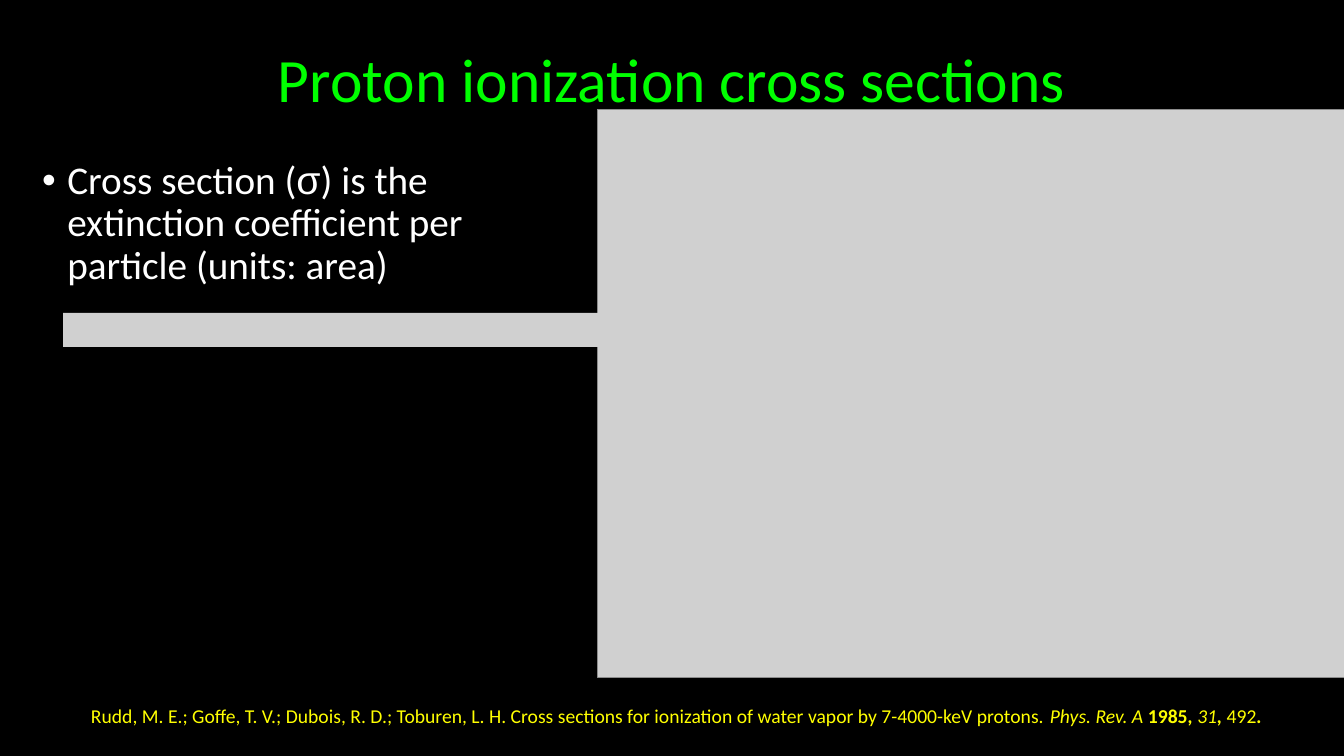
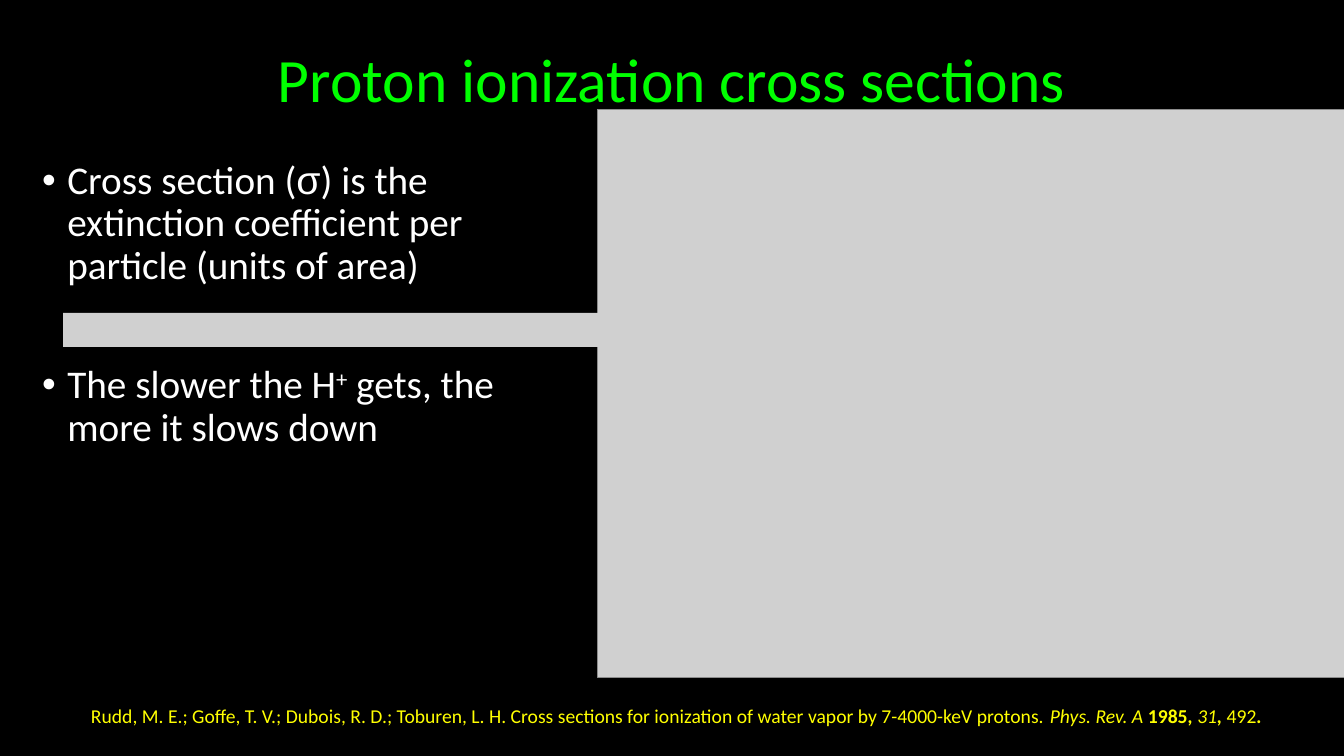
Before and after one commit to kkinist/ACS_Boston_2018, a slide deck: slide 7 of ACS_Boston_2018_Irikura.pptx. Drawn at 1344x756 pixels with LibreOffice and Linux fonts; fonts in the diff are those of the drawing; grey boxes stand for pictures. Boxes give left, top, right and bottom in pixels: in the first picture for what was removed or moved away, otherwise in the second. Text is boxed around its words. In the diff, an @@ line names an element or a change of style, - is before the commit and + after.

```diff
--- a/ACS_Boston_2018_Irikura.pptx
+++ b/ACS_Boston_2018_Irikura.pptx
@@ text at box(67, 165, 463, 286): text changed @@
-• Cross section (σ) is the extinction coefficient per particle (units: area)
+• Cross section (σ) is the extinction coefficient per particle (units of area)
@@ text added at box(67, 370, 494, 442), 28 pt, text #FFFFFF @@
+• The slower the H+ gets, the more it slows down
```
Also in this commit, not shown: 11 other slides changed, 1 other file.
